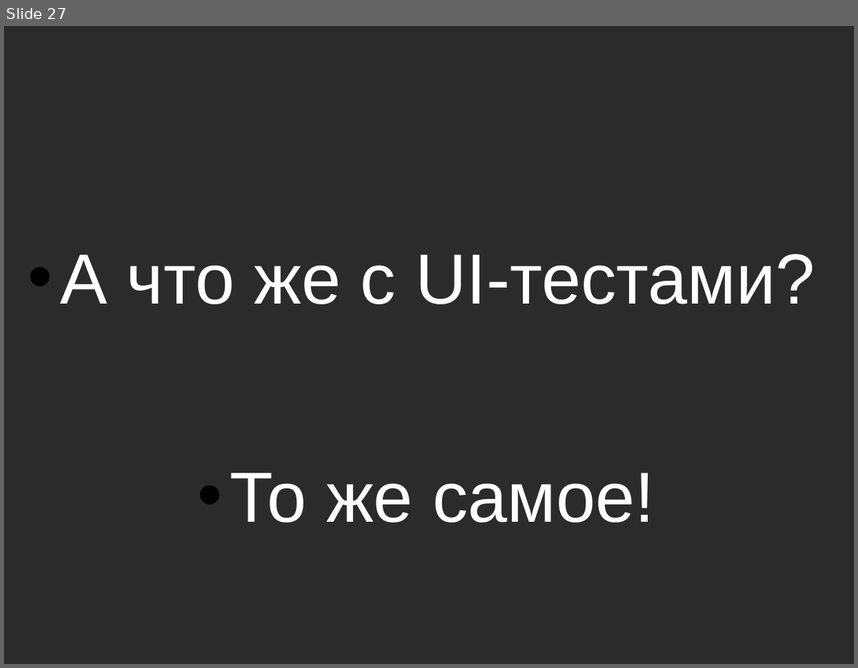
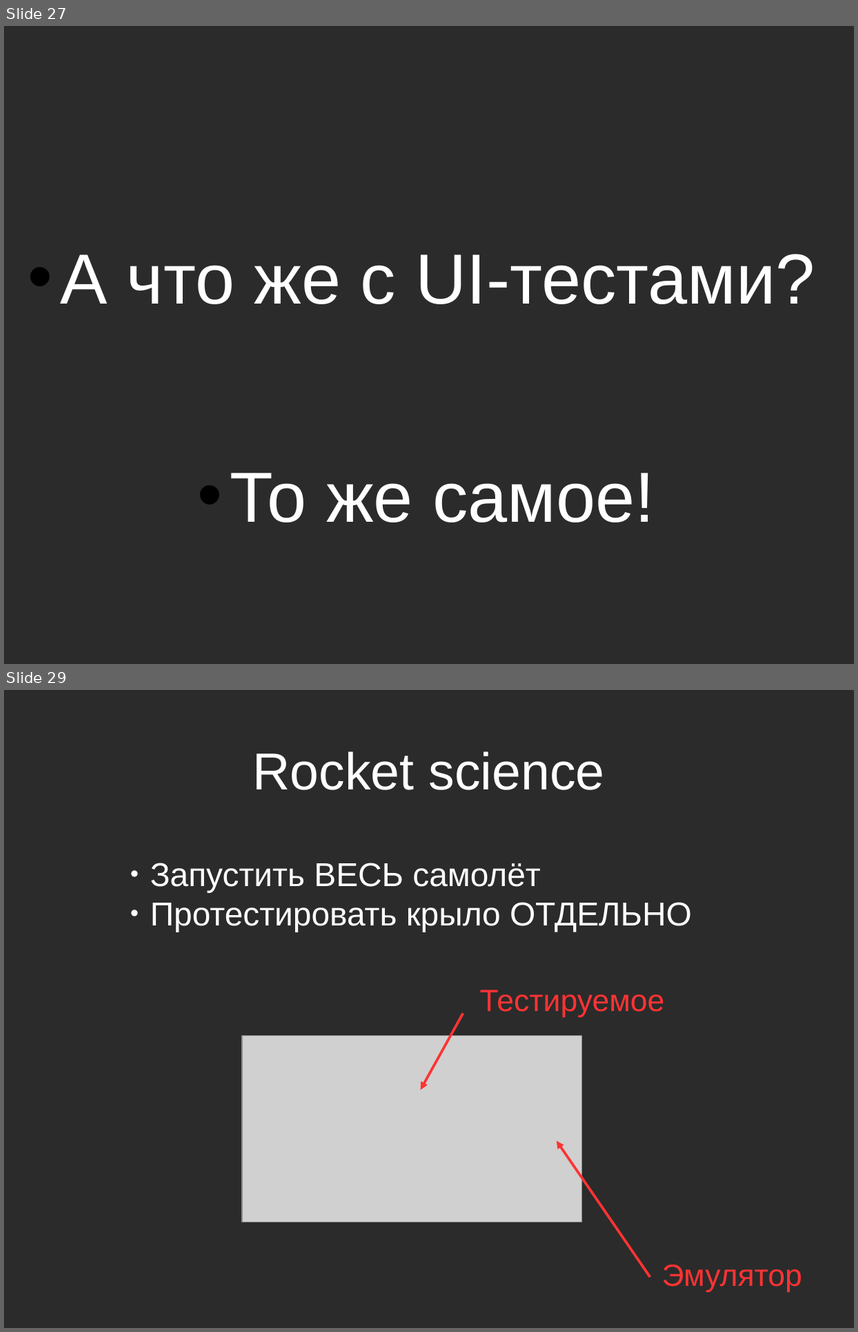
Before and after one commit to asolntsev/presentations, a slide deck: ui-tests/the_fast_and_the_continuous.seleniumcamp2014.odp. Shown one above the other, each under a label of ours: slide 27 before the commit, slides 27 and 29 after it; the slides between them are not shown. The pictures are 858x668 and 858x1332 pixels, drawn with LibreOffice and Linux fonts; fonts in the diff are those of the drawing; grey boxes stand for pictures; background and template pictures are left out; a plain dark background stands for a picture behind light text. Boxes give left, top, right and bottom in pixels: in the first picture for what was removed or moved away, otherwise in the second. Text is boxed around its words. In the diff, an @@ line names an element or a change of style, - is before the commit and + after.

Commit message:
Added funny pictures

```diff
--- a/ui-tests/the_fast_and_the_continuous.seleniumcamp2014.odp
+++ b/ui-tests/the_fast_and_the_continuous.seleniumcamp2014.odp
@@ slide 29 added at box(4, 690, 854, 1328), background picture (left out) @@
@@ title added at box(252, 751, 605, 790), 44 pt, text #FFFFFF @@
+Rocket science
@@ text added at box(150, 862, 692, 931), 28 pt, text #FFFFFF @@
+● Запустить ВЕСЬ самолёт
+● Протестировать крыло ОТДЕЛЬНО
@@ text added at box(480, 989, 665, 1017), 26 pt, text #FF3333 @@
+Тестируемое
@@ arrow added from (463, 1013) to (421, 1090), #FF3333 2.15 pt @@
@@ picture added at box(242, 1035, 582, 1221) @@
@@ arrow added from (650, 1276) to (557, 1141), #FF3333 2.15 pt @@
@@ text added at box(662, 1264, 802, 1292), 26 pt, text #FF3333 @@
+Эмулятор
```
Also in this commit, not shown: 17 slides changed, 3 other slides added.
